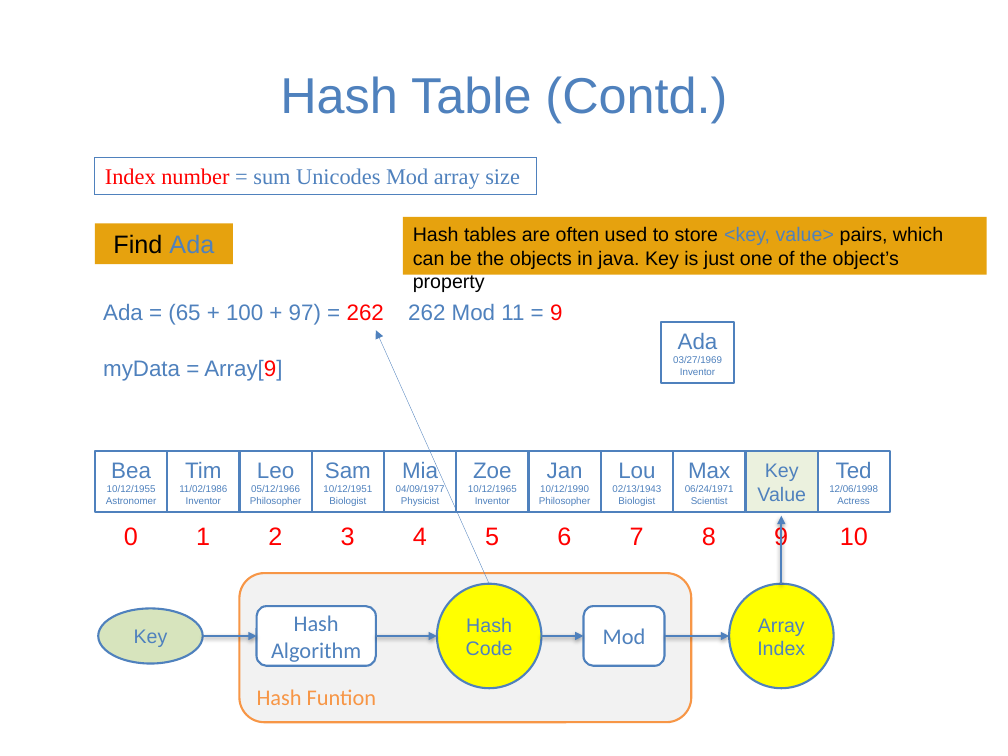
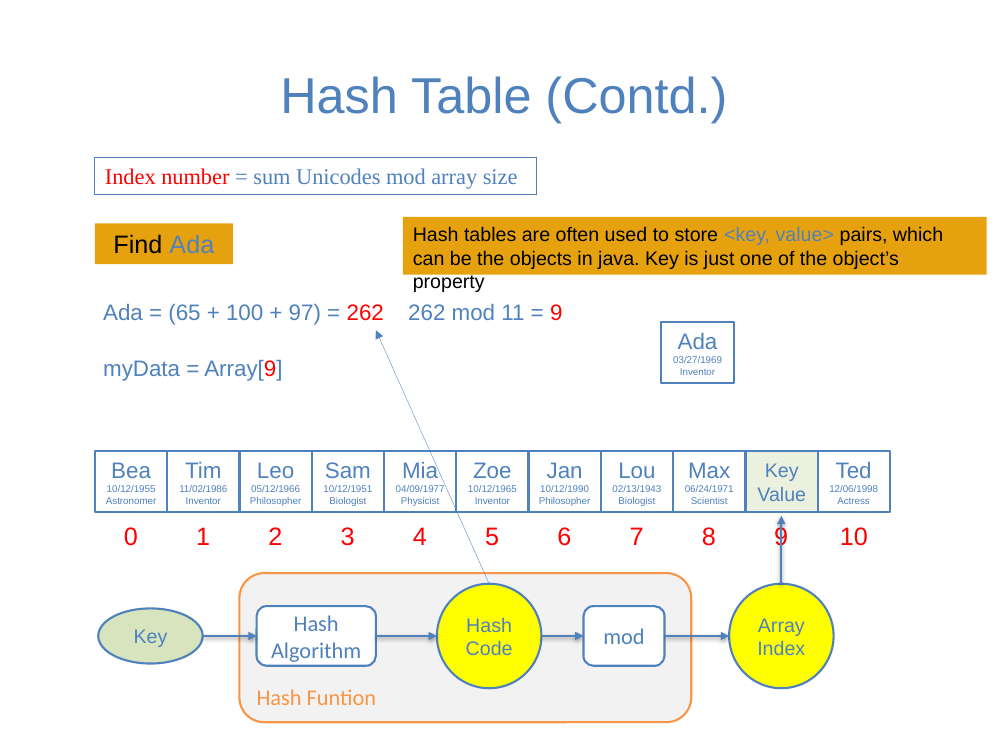
Before and after one commit to guhofstra/CSC111Fa25, a slide deck: slide 5 of PPTs/Lecture 7-hash table.pptx. Drawn at 1008x756 pixels with LibreOffice and Linux fonts; fonts in the diff are those of the drawing. Boxes give left, top, right and bottom in pixels: in the first picture for what was removed or moved away, otherwise in the second. Text is boxed around its words. In the diff, an @@ line names an element or a change of style, - is before the commit and + after.

```diff
--- a/PPTs/Lecture 7-hash table.pptx
+++ b/PPTs/Lecture 7-hash table.pptx
@@ text in rectangle at [105, 168, 518, 189]: text changed @@
-Index number = sum Unicodes Mod array size
+Index number = sum Unicodes mod array size
@@ text at [408, 304, 562, 321]: text changed @@
-262 Mod 11 = 9
+262 mod 11 = 9
@@ text in rounded rectangle at [603, 628, 644, 644]: text changed @@
-Mod
+mod
```
Also in this commit, not shown: 11 other slides changed, 9 other files.
